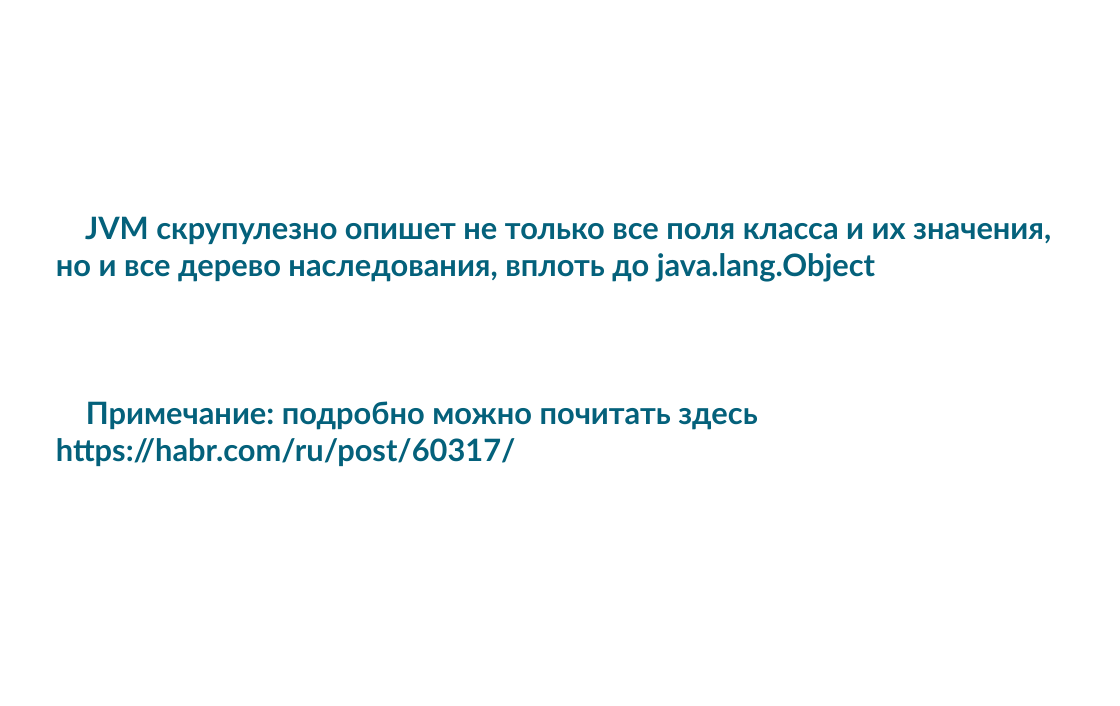
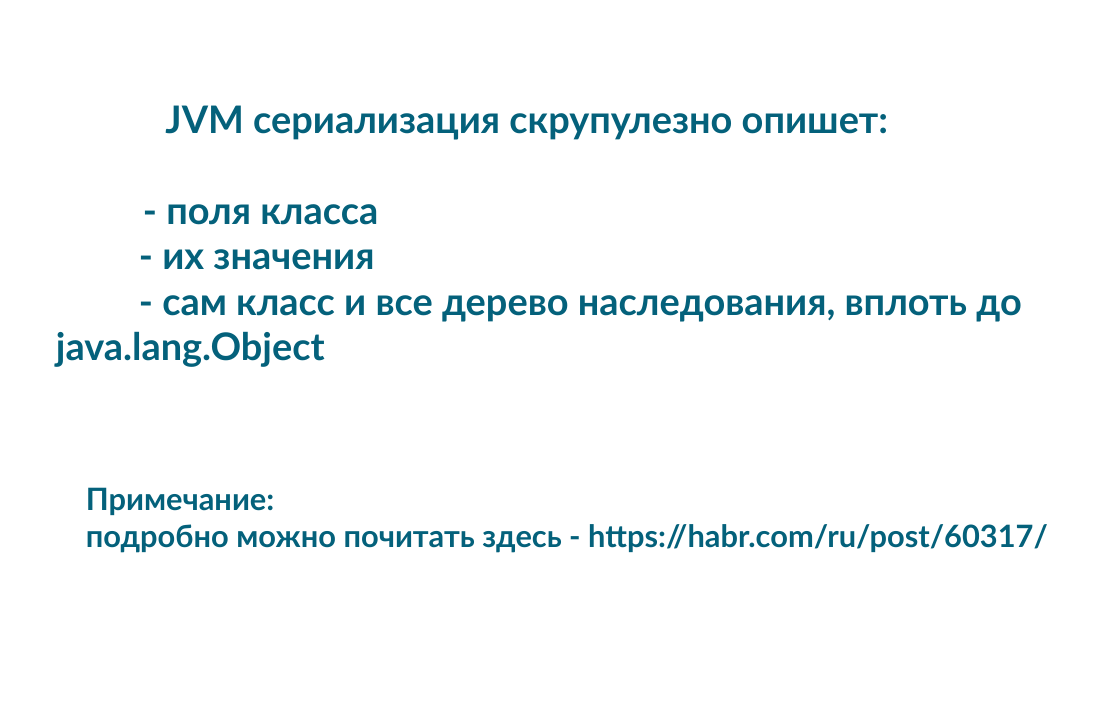
Before and after one commit to pixie1977/JavaSchoolSerialization, a slide deck: slide 16 of JavaSchoolSerialization.odp (slide 17 before the commit). Drawn at 1120x706 pixels with LibreOffice and Linux fonts; fonts in the diff are those of the drawing; background and template pictures are left out. Boxes give left, top, right and bottom in pixels: in the first picture for what was removed or moved away, otherwise in the second. Text is boxed around its words. In the diff, an @@ line names an element or a change of style, - is before the commit and + after.

```diff
--- a/JavaSchoolSerialization.odp
+++ b/JavaSchoolSerialization.odp
@@ subtitle at bbox=[56, 105, 1048, 553]: text changed; size 26 to 32 pt @@
-JVM скрупулезно опишет не только все поля класса и их значения, но и все дерево наследования, вплоть до java.lang.Object
-Примечание: подробно можно почитать здесь https://habr.com/ru/post/60317/
+JVM сериализация скрупулезно опишет:
+- поля класса
+- их значения
+- сам класс и все дерево наследования, вплоть до java.lang.Object
+Примечание:
+подробно можно почитать здесь - https://habr.com/ru/post/60317/
```
Also in this commit, not shown: 9 other slides changed, 5 slides added, 1 slide removed.
